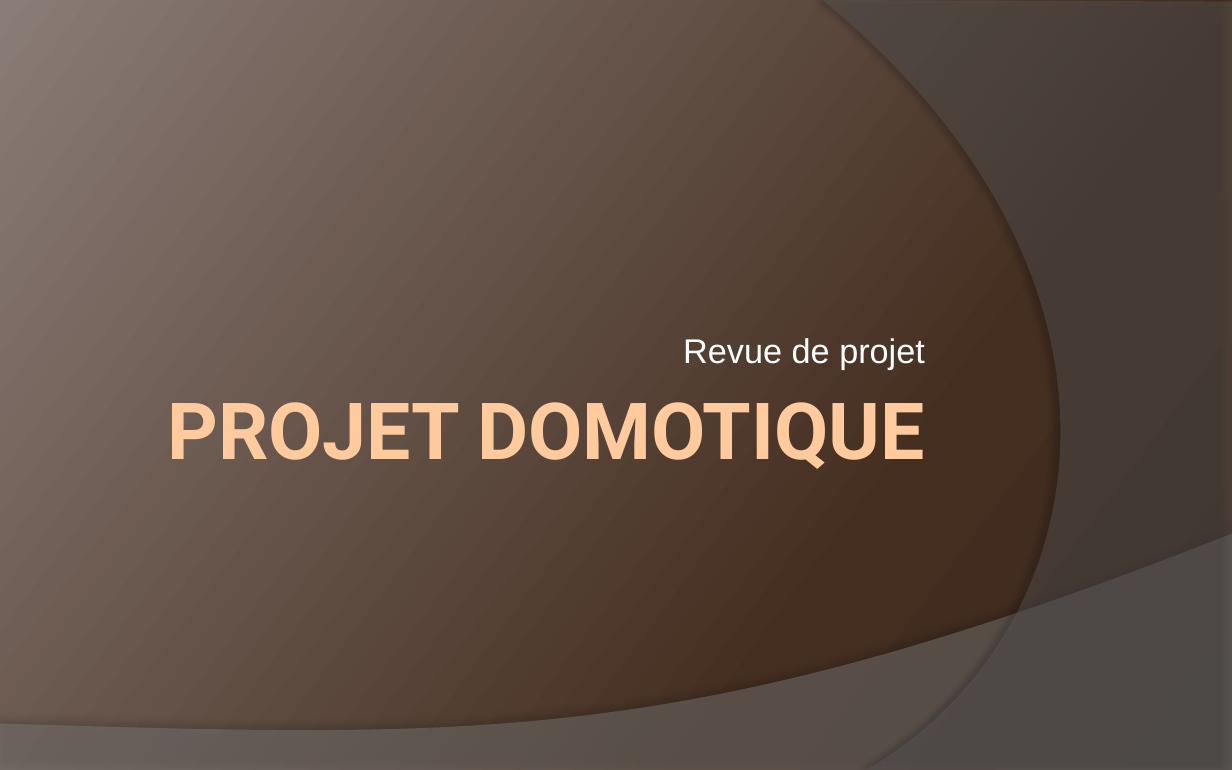
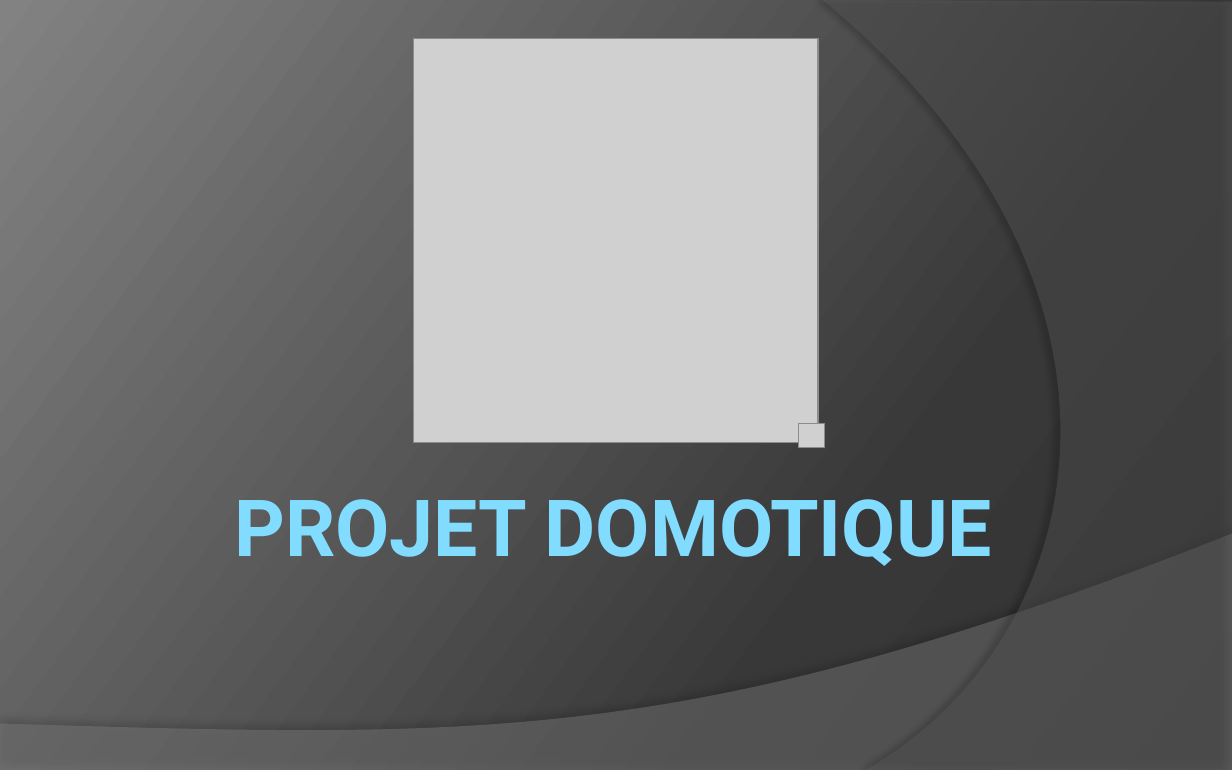
Before and after one commit to DrBalf/domotique_bts_sn_ec_projet, a slide deck: slide 1 of Rapport/Benjamin/RevueDeProjet.pptx. Drawn at 1232x770 pixels with LibreOffice and Linux fonts; fonts in the diff are those of the drawing; grey boxes stand for pictures. Boxes give left, top, right and bottom in pixels: in the first picture for what was removed or moved away, otherwise in the second. Text is boxed around its words. In the diff, an @@ line names an element or a change of style, - is before the commit and + after.

```diff
--- a/Rapport/Benjamin/RevueDeProjet.pptx
+++ b/Rapport/Benjamin/RevueDeProjet.pptx
@@ background gradient #39261B to #442E20 to #8A7C76 to gradient #2F2F2F to #383838 to #828282 @@
@@ picture added at (x1=414, y1=38, x2=818, y2=442) @@
@@ subtitle removed at (x1=683, y1=338, x2=925, y2=369) @@
-Revue de projet
@@ picture added at (x1=798, y1=424, x2=824, y2=448) @@
@@ title "PROJET DOMOTIQUE" moved from (x1=167, y1=402, x2=924, y2=469) to (x1=235, y1=499, x2=992, y2=566) @@
@@ title "PROJET DOMOTIQUE" at (x1=235, y1=499, x2=992, y2=566): text colour gradient #FFCA9F to #C08225 to gradient #82DBFF to #248299, letter outline #FFB975 0.39 pt to #50D0FF 0.39 pt @@
```
Also in this commit, not shown: 18 other slides changed, 14 other files.
